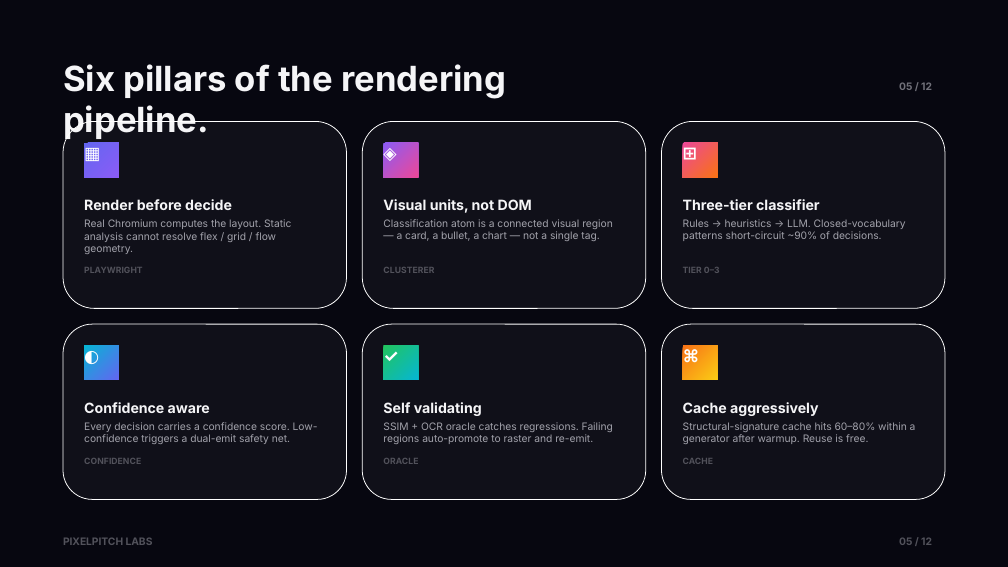
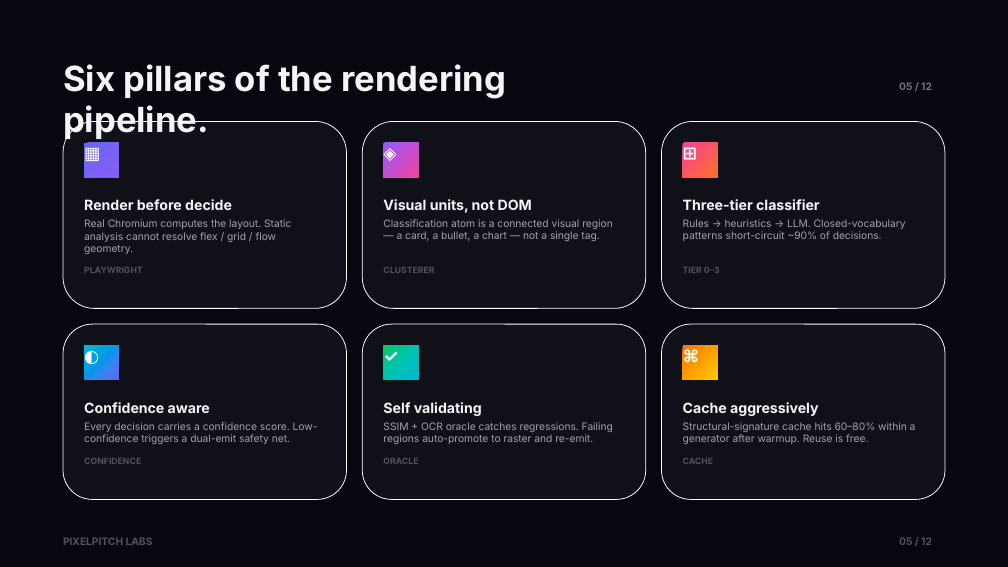
Before and after one commit to vamsiramakrishnan/pixelpitch, a slide deck: slide 5 of examples/sophisticated/deck.pptx. Drawn at 1008x567 pixels with LibreOffice and Linux fonts; fonts in the diff are those of the drawing. Boxes give left, top, right and bottom in pixels: in the first picture for what was removed or moved away, otherwise in the second. Text is boxed around its words. In the diff, an @@ line names an element or a change of style, - is before the commit and + after.

```diff
--- a/examples/sophisticated/deck.pptx
+++ b/examples/sophisticated/deck.pptx
@@ rectangle "◐" at <box>84,346,119,380</box>: fill gradient #06B6D4 to #6366F1 to gradient #06B6D4 to #00ADDD to #00A2E5 to #0D95EC to #3587F1 to #4E77F3 to #6366F1 @@
@@ rectangle "✓" at <box>383,346,418,380</box>: fill gradient #22C55E to #06B6D4 to gradient #22C55E to #00C67E to #00C597 to #00C3AC to #00BFBE to #00BBCB to #06B6D4 @@
@@ rectangle "⌘" at <box>683,346,718,380</box>: fill gradient #F97316 to #FACC15 to gradient #F97316 to #FD8200 to #FF9000 to #FF9F00 to #FFAE00 to #FDBD00 to #FACC15 @@
```
Also in this commit, not shown: 8 other slides changed, 22 other files.
